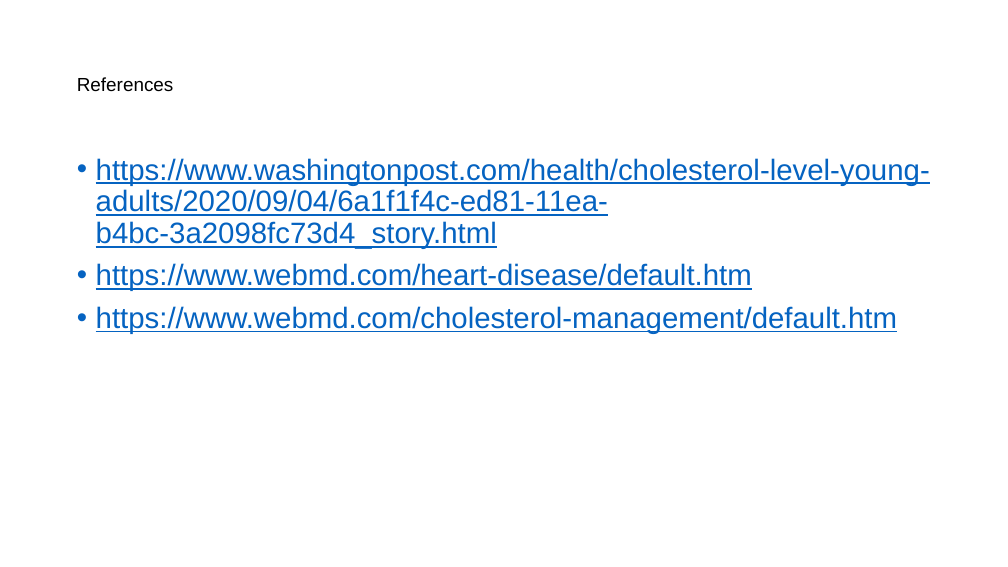
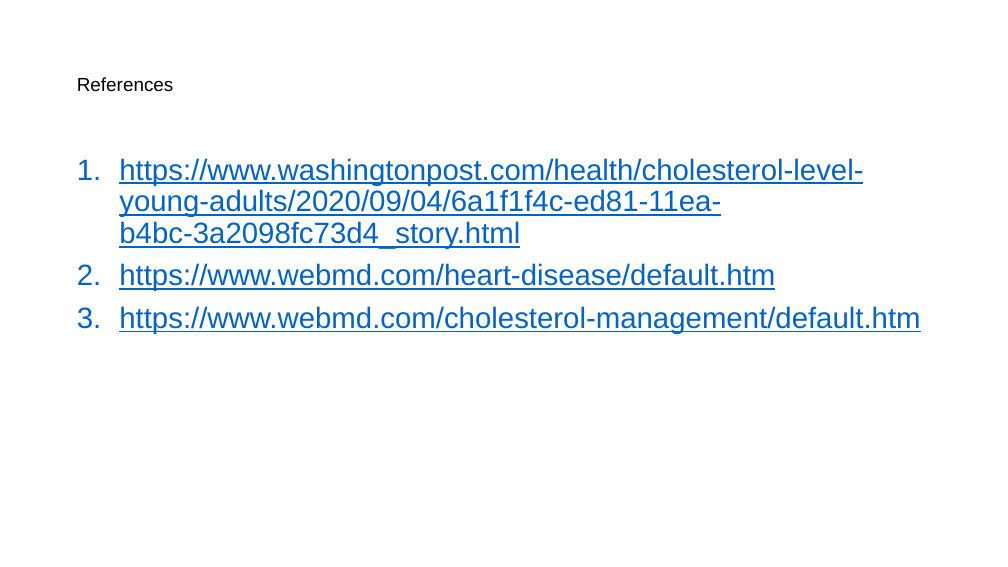
Before and after one commit to mathisme/ThinkfulDSFinalCapstone, a slide deck: slide 12 of Presentation.pptx. Drawn at 1008x567 pixels with LibreOffice and Linux fonts; fonts in the diff are those of the drawing. Boxes give left, top, right and bottom in pixels: in the first picture for what was removed or moved away, otherwise in the second. Text is boxed around its words. In the diff, an @@ line names an element or a change of style, - is before the commit and + after.

```diff
--- a/Presentation.pptx
+++ b/Presentation.pptx
@@ text "https://www.washingtonpost.com/health/cholesterol-level-youn ..." at (x1=119, y1=158, x2=920, y2=334): bullet • to 1. @@
```
Also in this commit, not shown: 8 other slides changed, 6 slides added, 4 slides removed.
